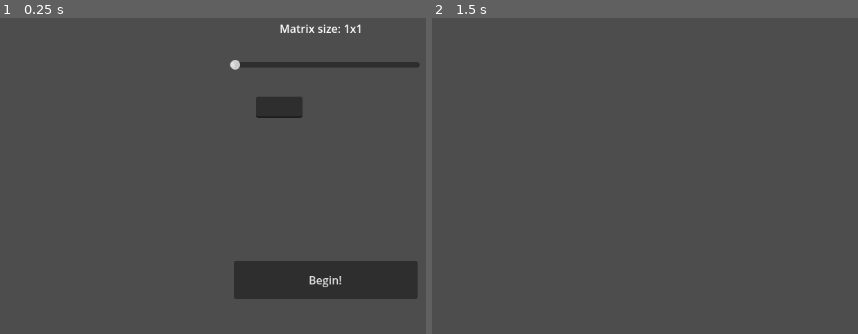
Above: before the commit, frames 1-2 (left to right).
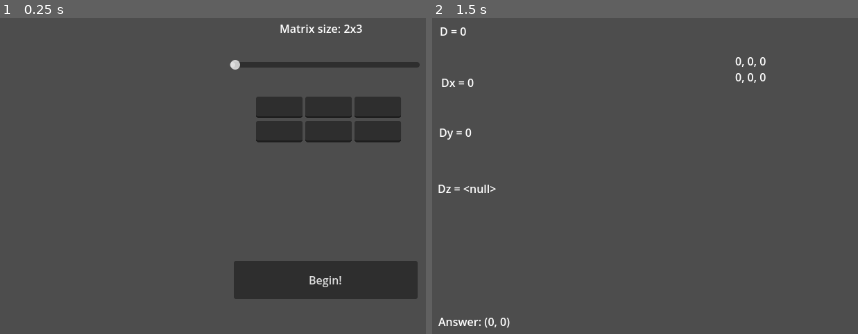
Above: after the commit, the same moments.

Repository: i-eye/Matrix
Game: Godot game, scene res://main.tscn
Two runs of this game, one before a commit and one after it. Both use one fixed random seed, a clock stepped at 60 frames per second and the inputs below.
Inputs:
- Up to frame 1 (0.25 s): no input
- Up to frame 2 (1.5 s): click "Begin!" at 0.5 s; tap Enter at 1.25 s

The runs differ from the first frame. In frame 1, 3.7% of the frame differs, in the area x 60-95%, y 1-40%; in frame 2, 0.8%.

Commit message:
Commit 3
Can calculate Cramer's Rule up to 3x4.
Not very efficient code.

Diff:
--- /dev/null
+++ b/calculating_screen.gd
@@ -0,0 +1,30 @@
+extends Node2D
+
+var matrix = main.matrix
+var size = main.size
+var D = main.D
+var Dx = main.Dx
+var Dy = main.Dy
+var Dz = main.Dz
+var x = main.x
+var y = main.y
+var z = main.z
+
+func _ready():
+	for r in range(size):
+		$Matrix.text += "\n"
+		for c in range(size+1):
+			if c == size:
+				$Matrix.text += str(matrix[r][c])
+			else:
+				$Matrix.text += str(matrix[r][c]) + ", "
+
+
+	$D.text = "D = " + str(D)
+	$Dx.text = "Dx = " + str(Dx)
+	$Dy.text = "Dy = " + str(Dy)
+	$Dz.text = "Dz = " + str(Dz)
+	if size == 2:
+		$Answer.text = "Answer: (" + str(x) + ", " + str(y) + ")"
+	else:
+		$Answer.text = "Answer: (" + str(x) + ", " + str(y) + ", " + str(z) + ")"
--- a/calculating_screen.tscn
+++ b/calculating_screen.tscn
@@ -1,3 +1,47 @@
-[gd_scene format=3 uid="uid://ddbeaxqlggx5v"]
+[gd_scene load_steps=2 format=3 uid="uid://ddbeaxqlggx5v"]
+
+[ext_resource type="Script" path="res://calculating_screen.gd" id="1_y5fas"]
 
 [node name="calculatingScreen" type="Node2D"]
+script = ExtResource("1_y5fas")
+
+[node name="Answer" type="RichTextLabel" parent="."]
+offset_left = 87.0
+offset_top = 516.0
+offset_right = 447.0
+offset_bottom = 556.0
+text = "Answer: "
+
+[node name="D" type="RichTextLabel" parent="."]
+offset_left = 89.0
+offset_top = 97.0
+offset_right = 319.0
+offset_bottom = 137.0
+text = "D ="
+
+[node name="Dx" type="RichTextLabel" parent="."]
+offset_left = 91.0
+offset_top = 171.0
+offset_right = 386.0
+offset_bottom = 211.0
+text = "Dx ="
+
+[node name="Dy" type="RichTextLabel" parent="."]
+offset_left = 88.0
+offset_top = 243.0
+offset_right = 388.0
+offset_bottom = 283.0
+text = "Dy ="
+
+[node name="Dz" type="RichTextLabel" parent="."]
+offset_left = 86.0
+offset_top = 324.0
+offset_right = 447.0
+offset_bottom = 364.0
+text = "Dz ="
+
+[node name="Matrix" type="RichTextLabel" parent="."]
+offset_left = 515.0
+offset_top = 117.0
+offset_right = 756.0
+offset_bottom = 358.0
--- a/main.gd
+++ b/main.gd
@@ -1,28 +1,44 @@
-# TODO: 1. make it so either all text from matrix is removed when changing size
-# or make it so LineEdit stay in their current positions when adding more children
-# 2. center matrix
 extends Node2D
 
 # Stores the previous size of the Matrix (side length)
-var prevSize: int = 1
+var prevSize: int = 2
+static var size: int = 2
 
-func _on_matrix_size_value_changed(size):
+static var matrix = []
+
+static var D
+static var Dx
+static var Dy
+static var Dz
+static var x: float
+static var y: float
+static var z: float
+
+func _on_matrix_size_value_changed(val):
 	# change the text of the matrix size to fit with new value
-	size = $MatrixSize.value
-	$MatrixSizeText.text = "Matrix size: " + str(size) + "x" + str(size)
+	size = val
+	print(size)
+	$MatrixSizeText.text = "Matrix size: " + str(size) + "x" + str(size+1)
 
 	# when matrix size is changed, add/remove children of LineEdit as needed
-	$Matrix.columns = size
+	$Matrix.columns = size + 1
 	if size > prevSize:
 		# if new size is bigger, add children.
 		# since this is adding to an already exisiting matrix, e.g. 1x1
 		# only add needed children
-		for i in range(size*size - prevSize*prevSize):
+		for i in range(size*(size+1) - prevSize*(prevSize+1)):
 			addFromMatrix()
+		# adjust position of matrix to be centered
+		# this loop is done to prevent problems when skipping to e.g 1 --> 5
+		for i in range(size - prevSize):
+			$Matrix.position.x = $Matrix.position.x - 32
+	elif size < prevSize:
 		# opposite of adding
-	elif size < prevSize:
-		for i in range(prevSize*prevSize - size*size):
+		for i in range(prevSize*(prevSize+1) - size*(size+1)):
 			removeFromMatrix()
+		# adjust position of matrix to be centered
+		for i in range(prevSize - size):
+			$Matrix.position.x = $Matrix.position.x + 32
 	prevSize = size
 
 	# add children to matrix
@@ -35,4 +51,120 @@
 	$Matrix.get_children().back().free()
 
 func _on_start_pressed():
+	var matrixLine: Array[int]
+	for i in $Matrix.get_children():
+		matrixLine.append(int(i.text))
+	for r in range(size):
+		matrix.append([])
+		for c in range(size+1):
+			matrix[r].append(matrixLine.front())
+			matrixLine.pop_front()
+
+	print(matrix)
+	print(matrix[1][1])
+	if size == 2:
+		solveFor2x3()
+	if size == 3:
+		solveFor3x4()
+	print("D: " + str(D))
+	print("Dx: " + str(Dx))
+	print("Dy: " + str(Dy))
+	print("Dz: " + str(Dz))
+	print("x: " + str(x))
+	print("y: " + str(y))
+	print("z: " + str(z))
+	goToCalculatingScreen()
+
+func goToCalculatingScreen():
 	get_tree().change_scene_to_file("res://calculating_screen.tscn")
+
+func solveFor2x3():
+	D = calculateD2x2()
+	Dx = calculateDx2x2()
+	Dy = calculateDy2x2()
+	if D == 0:
+		print("D is zero.")
+	else:
+		x = Dx/D
+		y = Dy/D
+
+# not done
+func solveFor3x4():
+	var solveDDxorDy = 1
+	var matrix1 = solve1st2x2(solveDDxorDy)
+	var matrix2 = solve2nd2x2(solveDDxorDy)
+	var matrix3 = solve3rd2x2(solveDDxorDy)
+	D = matrix[0][0] * matrix1 - matrix[0][1] * matrix2 + matrix[0][2] * matrix3
+	print("Matrix1 D: " + str(matrix1))
+	print("Matrix2 D: " + str(matrix2))
+	print("Matrix3 D: " + str(matrix3))
+
+	solveDDxorDy = 2
+	matrix1 = solve1st2x2(solveDDxorDy)
+	matrix2 = solve2nd2x2(solveDDxorDy)
+	matrix3 = solve3rd2x2(solveDDxorDy)
+	Dx = matrix[0][3] * matrix1 - matrix[0][1] * matrix2 + matrix[0][2] * matrix3
+	print("Matrix1 Dx: " + str(matrix1))
+	print("Matrix2 Dx: " + str(matrix2))
+	print("Matrix3 Dx: " + str(matrix3))
+
+	solveDDxorDy = 3
+	matrix1 = solve1st2x2(solveDDxorDy)
+	matrix2 = solve2nd2x2(solveDDxorDy)
+	matrix3 = solve3rd2x2(solveDDxorDy)
+	Dy = matrix[0][0] * matrix1 - matrix[0][3] * matrix2 + matrix[0][2] * matrix3
+	print("Matrix1 Dy: " + str(matrix1))
+	print("Matrix2 Dy: " + str(matrix2))
+	print("Matrix3 Dy: " + str(matrix3))
+
+	solveDDxorDy = 4
+	matrix1 = solve1st2x2(solveDDxorDy)
+	matrix2 = solve2nd2x2(solveDDxorDy)
+	matrix3 = solve3rd2x2(solveDDxorDy)
+	Dz = matrix[0][0] * matrix1 - matrix[0][1] * matrix2 + matrix[0][3] * matrix3
+	print("Matrix1 Dz: " + str(matrix1))
+	print("Matrix2 Dz: " + str(matrix2))
+	print("Matrix3 Dz: " + str(matrix3))
+
+	if D == 0:
+		print("D is zero. aaa")
+	else:
+		x = float(Dx)/D
+		y = float(Dy)/D
+		z = float(Dz)/D
+
+func solve1st2x2(solveDDxorDy):
+	if solveDDxorDy == 1:
+		return matrix[1][1]*matrix[2][2] - matrix[1][2]*matrix[2][1]
+	elif solveDDxorDy == 2:
+		return matrix[1][1]*matrix[2][2] - matrix[1][2]*matrix[2][1]
+	elif solveDDxorDy == 3:
+		return matrix[1][3]*matrix[2][2] - matrix[1][2]*matrix[2][3]
+	elif solveDDxorDy == 4:
+		return matrix[1][1]*matrix[2][3] - matrix[1][3]*matrix[2][1]
+func solve2nd2x2(solveDDxorDy):
+	if solveDDxorDy == 1:
+		return matrix[1][0]*matrix[2][2] - matrix[1][2]*matrix[2][0]
+	elif solveDDxorDy == 2:
+		return matrix[1][3]*matrix[2][2] - matrix[1][2]*matrix[2][3]
+	elif solveDDxorDy == 3:
+		return matrix[1][0]*matrix[2][2] - matrix[1][2]*matrix[2][0]
+	elif solveDDxorDy == 4:
+		return matrix[1][0]*matrix[2][3] - matrix[1][3]*matrix[2][0]
+func solve3rd2x2(solveDDxorDy):
+	if solveDDxorDy == 1:
+		return matrix[1][0]*matrix[2][1] - matrix[1][1]*matrix[2][0]
+	elif solveDDxorDy == 2:
+		return matrix[1][3]*matrix[2][1] - matrix[1][1]*matrix[2][3]
+	elif solveDDxorDy == 3:
+		return matrix[1][0]*matrix[2][3] - matrix[1][3]*matrix[2][0]
+	elif solveDDxorDy == 4:
+		return matrix[1][0]*matrix[2][1] - matrix[1][1]*matrix[2][0]
+
+# currently done
+func calculateD2x2():
+	return matrix[0][0]*matrix[1][1] - matrix[0][1]*matrix[1][0]
+func calculateDx2x2():
+	return matrix[0][2]*matrix[1][1] - matrix[0][1]*matrix[1][2]
+func calculateDy2x2():
+	return matrix[0][0]*matrix[1][2] - matrix[0][2]*matrix[1][0]
--- a/main.tscn
+++ b/main.tscn
@@ -10,16 +10,16 @@
 offset_top = 132.0
 offset_right = 683.0
 offset_bottom = 182.0
-min_value = 1.0
-max_value = 10.0
-value = 1.0
+min_value = 2.0
+max_value = 5.0
+value = 2.0
 
 [node name="MatrixSizeText" type="RichTextLabel" parent="."]
 offset_left = 481.0
 offset_top = 93.0
 offset_right = 641.0
 offset_bottom = 133.0
-text = "Matrix size: 1x1"
+text = "Matrix size: 2x3"
 
 [node name="Start" type="Button" parent="."]
 offset_left = 415.0
@@ -33,8 +33,26 @@
 offset_top = 203.0
 offset_right = 646.0
 offset_bottom = 402.0
+size_flags_horizontal = 2
+size_flags_vertical = 3
+columns = 3
 
 [node name="LineEdit" type="LineEdit" parent="Matrix"]
+layout_mode = 2
+
+[node name="LineEdit2" type="LineEdit" parent="Matrix"]
+layout_mode = 2
+
+[node name="LineEdit3" type="LineEdit" parent="Matrix"]
+layout_mode = 2
+
+[node name="LineEdit4" type="LineEdit" parent="Matrix"]
+layout_mode = 2
+
+[node name="LineEdit5" type="LineEdit" parent="Matrix"]
+layout_mode = 2
+
+[node name="LineEdit6" type="LineEdit" parent="Matrix"]
 layout_mode = 2
 
 [connection signal="value_changed" from="MatrixSize" to="." method="_on_matrix_size_value_changed"]
--- a/project.godot
+++ b/project.godot
@@ -14,3 +14,7 @@
 run/main_scene="res://main.tscn"
 config/features=PackedStringArray("4.1", "Forward Plus")
 config/icon="res://icon.svg"
+
+[autoload]
+
+main="*res://main.gd"
